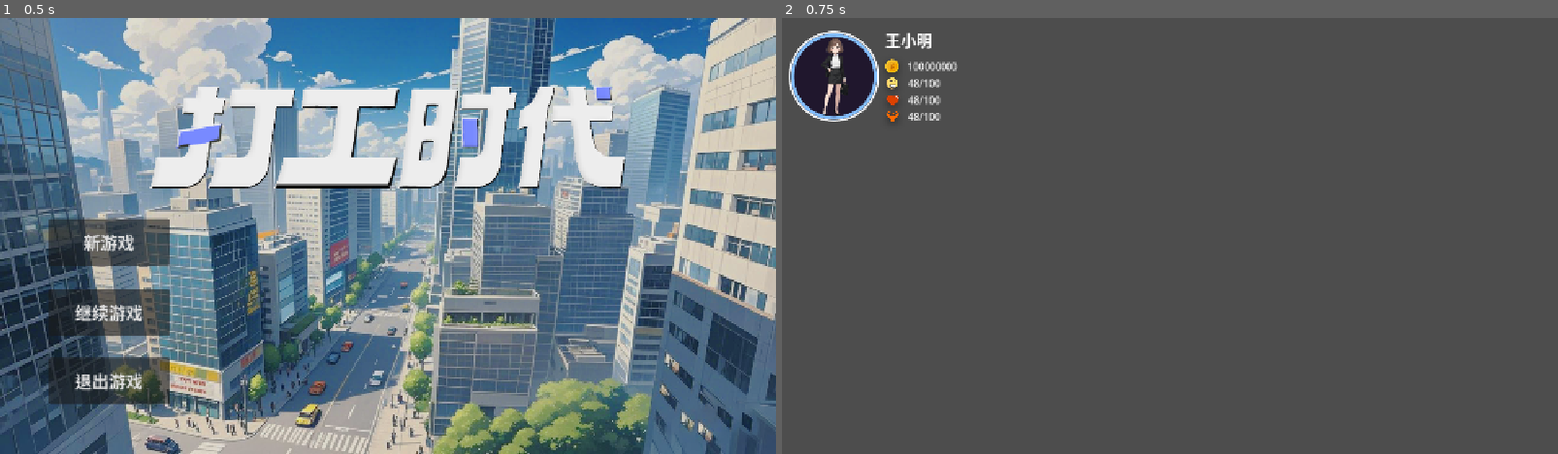
Above: before the commit, frames 1-2 (left to right).
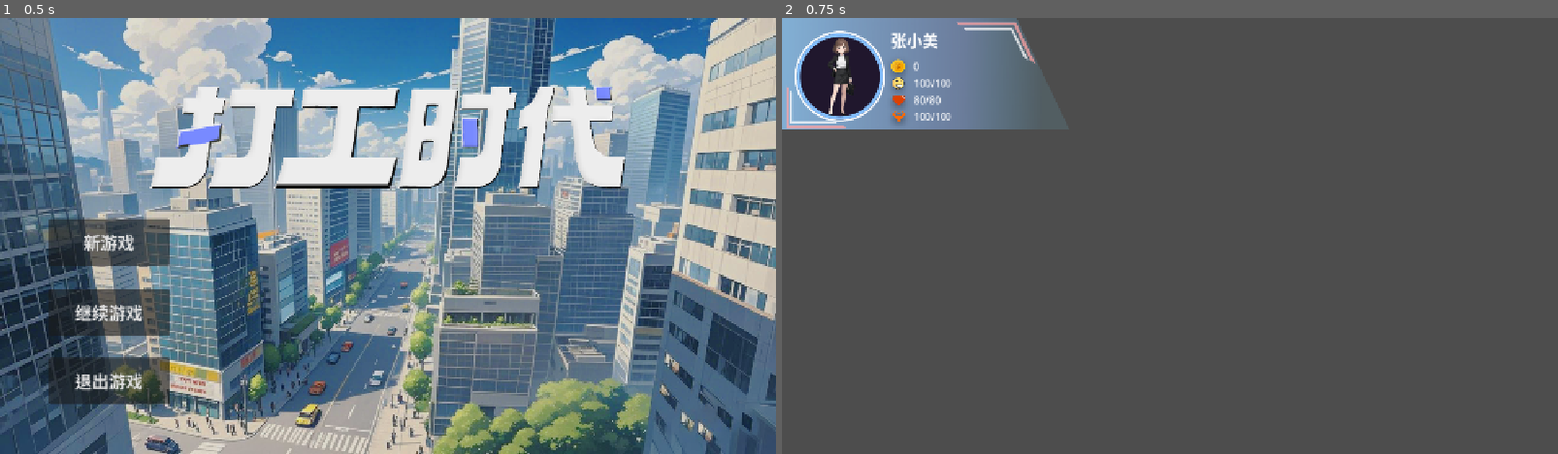
Above: after the commit, the same moments.

Repository: aabbcc-nwjian/The-language-of-the-part-time-worker
Game: Godot game, scene res://scene/main.tscn
Two runs of this game, one before a commit and one after it. Both use one fixed random seed, a clock stepped at 60 frames per second and the inputs below.
Inputs:
- Up to frame 1 (0.5 s): no input
- Up to frame 2 (0.75 s): click "新游戏" at 0.5 s

Frame 1 is identical in both runs. In frame 2, 7.2% of the frame differs, in the area x 0-33%, y 0-26%.

Commit message:
feat: basicly finish hud

Diff:
--- a/the-language-of-the-part-time-worker/scene/game_scene.tscn
+++ b/the-language-of-the-part-time-worker/scene/game_scene.tscn
@@ -1,9 +1,9 @@
-[gd_scene load_steps=2 format=3 uid="uid://8e5swejfi5uv"]
+[gd_scene load_steps=3 format=3 uid="uid://8e5swejfi5uv"]
 
 [ext_resource type="PackedScene" uid="uid://brd771tia6v4h" path="res://scene/hud.tscn" id="1_brupb"]
+[ext_resource type="Script" uid="uid://c54lu0wgko1wa" path="res://script/game_scene.gd" id="1_sl1kl"]
 
 [node name="GameScene" type="Node2D"]
+script = ExtResource("1_sl1kl")
 
-[node name="UserHud" type="CanvasLayer" parent="."]
-
-[node name="Control" parent="UserHud" instance=ExtResource("1_brupb")]
+[node name="UserHud" parent="." instance=ExtResource("1_brupb")]
--- a/the-language-of-the-part-time-worker/scene/hud.tscn
+++ b/the-language-of-the-part-time-worker/scene/hud.tscn
@@ -1,21 +1,29 @@
-[gd_scene load_steps=7 format=3 uid="uid://brd771tia6v4h"]
+[gd_scene load_steps=9 format=3 uid="uid://brd771tia6v4h"]
 
+[ext_resource type="Script" uid="uid://ceivo0g35yovx" path="res://script/hud.gd" id="1_lky30"]
 [ext_resource type="Texture2D" uid="uid://dccy2eiulqjh5" path="res://assets/icon/容器@2x.png" id="1_ry2h7"]
 [ext_resource type="Texture2D" uid="uid://5funfimbhccy" path="res://assets/icon/4.png" id="2_lky30"]
+[ext_resource type="Texture2D" uid="uid://sv4hjhoeow0i" path="res://assets/头像.png" id="2_qy82l"]
 [ext_resource type="Texture2D" uid="uid://b3oedtxo1a4oi" path="res://assets/icon/3.png" id="3_qy82l"]
 [ext_resource type="Texture2D" uid="uid://cbk1vhoyd78we" path="res://assets/icon/5.png" id="4_sjh6b"]
 [ext_resource type="Texture2D" uid="uid://bf7876j2fyi2s" path="res://assets/icon/组 1@1x.png" id="5_xphas"]
 
 [sub_resource type="SystemFont" id="SystemFont_ry2h7"]
 
-[node name="Control" type="CanvasLayer"]
+[node name="Hud" type="CanvasLayer"]
+script = ExtResource("1_lky30")
 metadata/_edit_vertical_guides_ = [300.0]
 metadata/_edit_horizontal_guides_ = [200.0]
 
+[node name="头像" type="Sprite2D" parent="."]
+position = Vector2(237, 92)
+scale = Vector2(1.01828, 1.05747)
+texture = ExtResource("2_qy82l")
+
 [node name="LabelNickName" type="Label" parent="."]
-offset_left = 169.0
+offset_left = 179.0
 offset_top = 16.0
-offset_right = 247.0
+offset_right = 257.0
 offset_bottom = 53.0
 theme_override_fonts/font = SubResource("SystemFont_ry2h7")
 theme_override_font_sizes/font_size = 26
@@ -24,53 +32,53 @@
 [node name="Icon" type="CanvasLayer" parent="."]
 
 [node name="IconMoney" type="Sprite2D" parent="Icon"]
-position = Vector2(181, 83)
+position = Vector2(191, 83)
 scale = Vector2(0.5, 0.5)
 texture = ExtResource("1_ry2h7")
 
 [node name="IconMental" type="Sprite2D" parent="Icon"]
-position = Vector2(181, 111)
+position = Vector2(191, 111)
 scale = Vector2(0.5, 0.5)
 texture = ExtResource("2_lky30")
 
 [node name="IconHealth" type="Sprite2D" parent="Icon"]
-position = Vector2(182, 140)
+position = Vector2(192, 140)
 scale = Vector2(0.5, 0.5)
 texture = ExtResource("3_qy82l")
 
 [node name="IconAbilitity" type="Sprite2D" parent="Icon"]
-position = Vector2(182, 166)
+position = Vector2(192, 166)
 scale = Vector2(0.5, 0.5)
 texture = ExtResource("4_sjh6b")
 
 [node name="组1_1x" type="Sprite2D" parent="."]
-position = Vector2(85, 96)
+position = Vector2(95, 96)
 texture = ExtResource("5_xphas")
 
 [node name="LabelAbility" type="Label" parent="."]
-offset_left = 207.0
+offset_left = 217.0
 offset_top = 151.0
-offset_right = 290.0
+offset_right = 300.0
 offset_bottom = 174.0
 text = "48/100"
 
 [node name="LabelHealth" type="Label" parent="."]
-offset_left = 207.0
+offset_left = 217.0
 offset_top = 124.0
-offset_right = 290.0
+offset_right = 300.0
 offset_bottom = 147.0
 text = "48/100"
 
 [node name="LabelMental" type="Label" parent="."]
-offset_left = 207.0
+offset_left = 217.0
 offset_top = 96.0
-offset_right = 290.0
+offset_right = 300.0
 offset_bottom = 119.0
 text = "48/100"
 
 [node name="LabelMoney" type="Label" parent="."]
-offset_left = 206.0
+offset_left = 216.0
 offset_top = 68.0
-offset_right = 246.0
+offset_right = 299.0
 offset_bottom = 91.0
 text = "100000000"
--- /dev/null
+++ b/the-language-of-the-part-time-worker/script/game_scene.gd
@@ -0,0 +1,7 @@
+extends Node2D
+
+@onready var hud = $UserHud
+
+func _ready() -> void:
+	hud.nickname = "张小美"
+	hud.health_max = 80
--- /dev/null
+++ b/the-language-of-the-part-time-worker/script/hud.gd
@@ -0,0 +1,82 @@
+extends CanvasLayer
+
+@export var nickname: String = "王小明":
+	set(value):
+		nickname = value
+		_update_nickname()
+
+@export var money: int = 0:
+	set(value):
+		money = value
+		_update_money()
+
+@export var health: int = 100:
+	set(value):
+		health = clamp(value, 0, health_max)
+		_update_health()
+
+@export var health_max: int = 100:
+	set(value):
+		health_max = max(1, value)
+		health = clamp(value, 0, health_max)
+		_update_health()
+
+@export var san: int = 100:
+	set(value):
+		san = clamp(value, 0, san_max)
+		_update_san()
+
+@export var san_max: int = 100:
+	set(value):
+		san_max = max(1, value)
+		san = clamp(value, 0, san_max)
+		_update_san()
+
+@export var ability: int = 100:
+	set(value):
+		ability = clamp(value, 0, ability_max)
+		_update_ability()
+
+@export var ability_max: int = 100:
+	set(value):
+		ability_max = max(1, value)
+		ability = clamp(value, 0, ability_max)
+		_update_ability()
+
+@onready var nickname_label = $LabelNickName
+@onready var money_label = $LabelMoney
+@onready var health_label = $LabelHealth
+@onready var san_label = $LabelMental
+@onready var ability_label = $LabelAbility
+
+func _ready() -> void:
+	_update_all()
+	pass
+
+func _update_all() -> void:
+	_update_nickname()
+	_update_money()
+	_update_health()
+	_update_san()
+	_update_ability()
+	pass
+
+func _update_nickname() -> void:
+	nickname_label.text = nickname
+	pass
+
+func _update_money() -> void:
+	money_label.text = "%d" % money
+	pass
+
+func _update_health() -> void:
+	health_label.text = "%d/%d" % [health, health_max]
+	pass
+
+func _update_san() -> void:
+	san_label.text = "%d/%d" % [san, san_max]
+	pass
+
+func _update_ability() -> void:
+	ability_label.text = "%d/%d" % [ability, ability_max]
+	pass
Binary file added: the-language-of-the-part-time-worker/assets/头像.png
Not shown, added: the-language-of-the-part-time-worker/assets/头像.png.import
Not shown, added: the-language-of-the-part-time-worker/script/game_scene.gd.uid
Not shown, added: the-language-of-the-part-time-worker/script/hud.gd.uid
